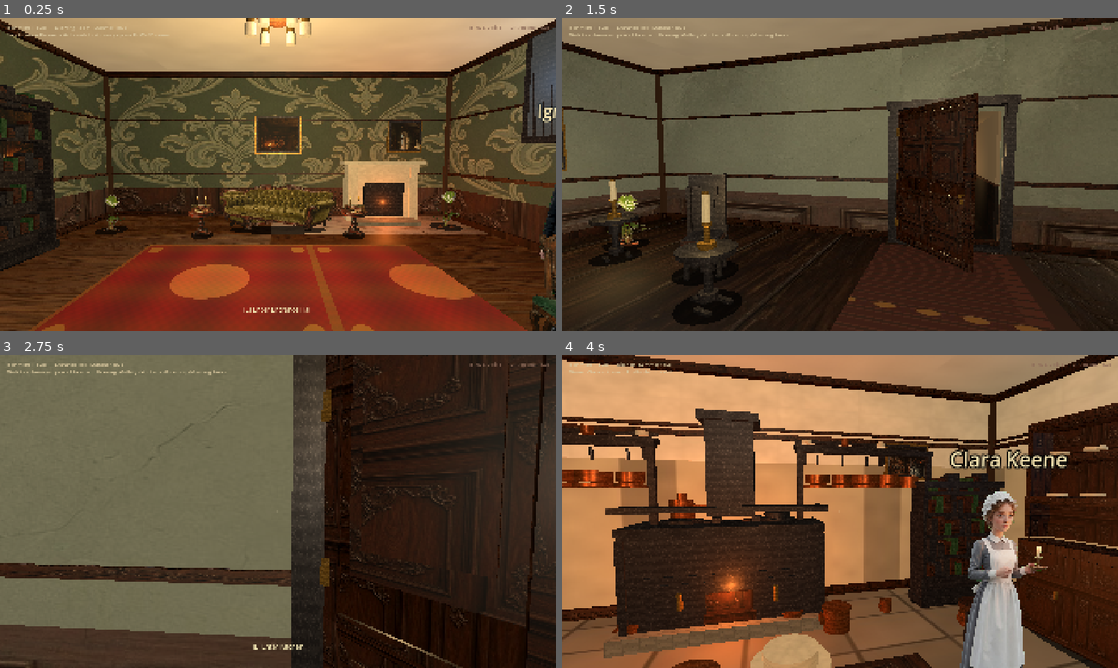
Above: before the commit, frames 1-4 (two rows, left to right).
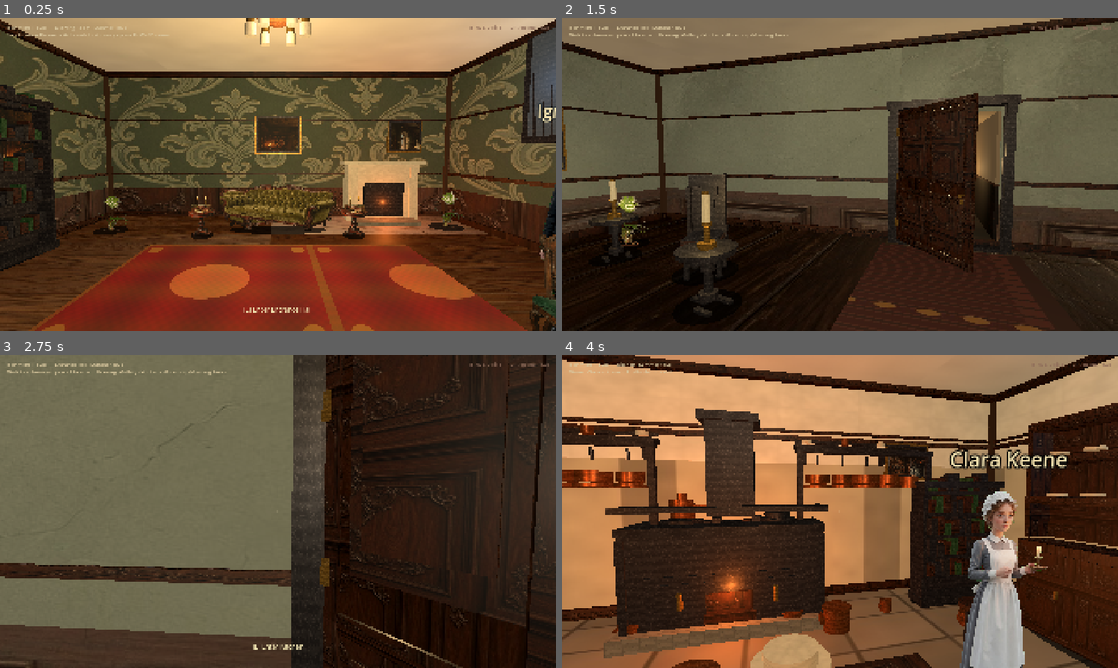
Above: after the commit, the same moments.

Repository: drakewing-eng/aetheric-engine
Game: Godot game, scene res://scenes/fps_main.tscn
Same seed, same stepped clock (60 frames per second), same inputs: the game is played once before the commit and once after it.
Inputs (mouse positions are in pixels of both pictures, inside the frame that each line leads up to):
- Up to frame 1 (0.25 s): no input
- Up to frame 2 (1.5 s): tap Enter at 0.5 s; move the mouse to (867, 174) at 0.52 s; hold E (interact) 0.53-1.28 s; hold W (move_forward) from 0.53 s (still down); click (867, 174) at 0.67 s; move the mouse to (812, 174) at 1.27 s; tap E (interact) at 1.35 s
- Up to frame 3 (2.75 s): keep holding W (move_forward); tap E (interact) at 2 s; move the mouse to (289, 505) at 2.02 s; hold E (interact) from 2.03 s (still down)
- Up to frame 4 (4 s): keep holding W (move_forward); move the mouse to (834, 517) at 2.77 s; release E (interact) at 2.78 s; tap E (interact) at 2.85 s; click (834, 517) at 2.92 s; move the mouse to (878, 514) at 3.52 s; hold E (interact) from 3.53 s (still down)

The runs differ from the first frame. In frame 1, 0.3% of the frame differs, in the area x 16-84%, y 55-70%; in frame 2, 4.5%, in the area x 0-79%, y 0-100%; in frame 3, less than 0.1%; in frame 4, less than 0.1%.

Commit message:
visual loop 25: conservatory full dado, morning denser, portal lights, plant sink

Diff:
--- a/aetheric-engine-godot/scripts/fps_props.gd
+++ b/aetheric-engine-godot/scripts/fps_props.gd
@@ -813,16 +813,16 @@
 			# Mesh terracotta pot under card so feet never float if PNG pot is sparse.
 			bp["face_camera"] = true
 			bp["cross_planes"] = false
-			# Short/wide cards keep pot in lower half of billboard (less floating crown)
+			# Short/wide cards; deep sink grounds pot in FIXED_Y view
 			var ph: float = float(bp.get("height", 1.2))
 			var pw: float = float(bp.get("width", 0.85))
-			if ph > 1.25:
-				ph = 1.25
-			if pw < ph * 0.72:
-				pw = ph * 0.78
+			if ph > 1.2:
+				ph = 1.2
+			if pw < ph * 0.8:
+				pw = ph * 0.85
 			bp["height"] = ph
 			bp["width"] = pw
-			bp["sink"] = 0.2
+			bp["sink"] = 0.22
 			bp["mesh_pot"] = false
 			return _make_billboard_prop(bp)
 	var root := Node3D.new()
--- a/aetheric-engine-godot/scripts/fps_room_builder.gd
+++ b/aetheric-engine-godot/scripts/fps_room_builder.gd
@@ -372,19 +372,27 @@
 	_add_portal_box(root, Vector3(0.35, 0.22, -depth + 0.4), Vector3(0.06, 0.44, 0.06), Color(0.18, 0.1, 0.06))
 	# Runner strip on portal floor
 	_add_portal_box(root, Vector3(0, 0.05, -depth * 0.5), Vector3(door_w * 0.45, 0.02, depth * 0.9), Color(0.35, 0.15, 0.1))
-	# Warm corridor lights
+	# Chair rail + skirting in portal
+	_add_portal_box(root, Vector3(0, 0.08, -depth * 0.5), Vector3(door_w + 0.15, 0.1, depth), Color(0.22, 0.14, 0.09), wood_tex, Vector3(1.5, 0.4, 1.0))
+	# Warm corridor lights + mid sconce glow
 	var dim := OmniLight3D.new()
 	dim.light_color = Color(1.0, 0.85, 0.6)
-	dim.light_energy = 0.7
-	dim.omni_range = depth + 1.8
+	dim.light_energy = 0.85
+	dim.omni_range = depth + 2.0
 	dim.position = Vector3(0, door_h * 0.65, -depth * 0.35)
 	root.add_child(dim)
 	var far_l := OmniLight3D.new()
 	far_l.light_color = Color(1.0, 0.78, 0.5)
-	far_l.light_energy = 0.55
-	far_l.omni_range = 2.5
+	far_l.light_energy = 0.65
+	far_l.omni_range = 2.8
 	far_l.position = Vector3(0, door_h * 0.55, -depth + 0.55)
 	root.add_child(far_l)
+	var side_l := OmniLight3D.new()
+	side_l.light_color = Color(1.0, 0.82, 0.55)
+	side_l.light_energy = 0.35
+	side_l.omni_range = 1.8
+	side_l.position = Vector3(door_w * 0.35, door_h * 0.55, -depth * 0.6)
+	root.add_child(side_l)
 
 
 func _add_portal_box(
--- a/aetheric-engine-godot/scripts/fps_rooms.gd
+++ b/aetheric-engine-godot/scripts/fps_rooms.gd
@@ -372,6 +372,7 @@
 		# Soft gallery paper for period pattern (morning white was too blank)
 		"wallpaper": TEX + "wallpaper_gallery.jpg",
 		"wainscot": TEX + "wainscot_morning.jpg",
+		"wainscot_height": 1.35,
 		"floor_texture": TEX + "floor_morning.jpg",
 		"floor_color": Color(0.38, 0.28, 0.18),
 		"light_energy": 1.15,
@@ -416,6 +417,11 @@
 			{"kind": "copper_pot", "pos": [3.0, 0.0, -0.5], "scale": 0.55},
 			{"kind": "hall_table", "pos": [-0.5, 0.0, 2.2], "yaw": 5.0},
 			{"kind": "chandelier", "pos": [0.0, 0.0, 0.0], "hang": 2.9},
+			{"kind": "plant", "pos": [3.0, 0.0, -2.5], "scale": 0.85,
+				"texture": "res://assets/props/plants/plant_palm.png", "width": 0.8, "height": 1.05},
+			{"kind": "side_table", "pos": [-2.8, 0.0, 2.0], "yaw": -10.0},
+			{"kind": "chair", "pos": [0.8, 0.0, 1.8], "yaw": 160.0, "fabric": Color(0.4, 0.3, 0.22)},
+			{"kind": "wall_shelf", "pos": [3.5, 0.0, 0.0], "yaw": -90.0, "width": 1.6, "shelf_y": 1.7},
 			{
 				"kind": "rug",
 				"pos": [0.0, 0.0, 0.0],
@@ -584,8 +590,8 @@
 		"ceiling_color": Color(0.68, 0.78, 0.72),
 		"light_energy": 1.15,
 		"light_color": Color(0.85, 0.92, 0.95),
-		# Tall green-tinted dado covers most solid plaster (glass walls still dominate)
-		"wainscot_height": 2.6,
+		# Nearly full-height dado on solid panels (glass still primary)
+		"wainscot_height": 3.2,
 		"walls": {},
 		"features": [
 			{"kind": "glass_wall", "pos": [4.35, 0.0, 0.0], "yaw": -90.0, "width": 3.8, "height": 3.5},
